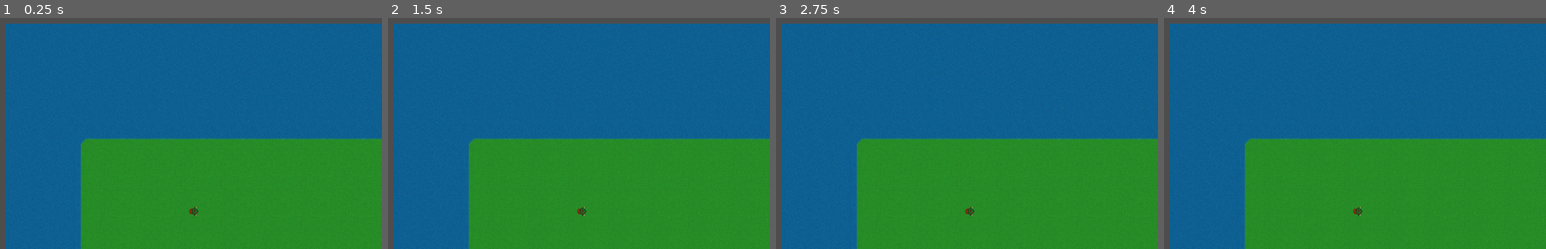
Above: before the commit, frames 1-4 (left to right).
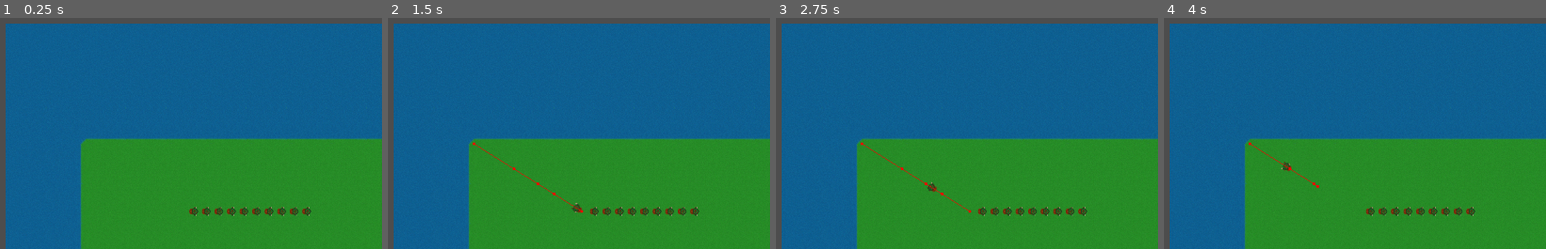
Above: after the commit, the same moments.

Repository: andreaszdw/test-godot
Game: Godot game, scene res://GameScreen.tscn
The game is run twice, just before and just after one commit, with the same random seed, the same clock (stepped at 60 frames per second) and the same inputs.
Inputs (mouse positions are in pixels of both pictures, inside the frame that each line leads up to):
- Up to frame 1 (0.25 s): no input
- Up to frame 2 (1.5 s): tap Enter at 0.5 s; drag from (582, 212) to (outside the picture) at 0.52 s; tap Space at 1.25 s; drag from (outside the picture) to (outside the picture) at 1.27 s
- Up to frame 3 (2.75 s): tap Enter at 2 s; move the mouse to (outside the picture) at 2.02 s; hold Shift from 2.03 s (still down); click (outside the picture) at 2.17 s
- Up to frame 4 (4 s): release Shift at 2.75 s; tap Space at 2.75 s; drag from (outside the picture) to (outside the picture) at 2.77 s; tap Enter at 3.5 s; move the mouse to (1397, 91) at 3.52 s; hold Shift from 3.53 s (still down); click (1397, 91) at 3.67 s

The runs differ from the first frame. In frame 1, 0.6% of the frame differs, in the area x 52-82%, y 81-86%; in frame 2, 0.9%; in frame 3, 0.9%, in the area x 22-82%, y 53-86%; in frame 4, 0.8%.

Commit message:
select and deselect

Diff:
--- a/tilemap-test/GameScreen.gd
+++ b/tilemap-test/GameScreen.gd
@@ -4,6 +4,8 @@
 
 var level
 var tilemap
+
+var army = []
 
 func _ready():
 	# load tilemap
@@ -17,9 +19,11 @@
 
 	$MapCam.set_max_scroll(tmp_x, tmp_y)
 
-	var s = soldier.instantiate()
-	add_child(s)
-	s.position = Vector2(300, 300)
+	for x in range(10):
+		var s = soldier.instantiate()
+		add_child(s)
+		s.position = Vector2(300 + x* 20, 300)
+		army.append(s)
 
 	#$SpawnTimer.start()
 
@@ -27,7 +31,22 @@
 	pass
 
 func _input(event):
-	pass
+	if event is InputEventMouseButton:
+		if event.button_index == MOUSE_BUTTON_LEFT:
+			if event.pressed:
+				var pressed_position = get_global_mouse_position()
+				for s in army:
+					if s.mouse_over:
+						if not s.selected:
+							if not Input.is_key_pressed(KEY_SHIFT):
+								for n in army:
+									n.deselect()
+							s.select()
+						else:
+							s.deselect()
+					if s.selected:
+						if not Input.is_key_pressed(KEY_SHIFT):
+							s.set_movement_target(pressed_position)
 
 func _on_spawn_timer_timeout():
 	var s = soldier.instantiate()
--- a/tilemap-test/soldier.gd
+++ b/tilemap-test/soldier.gd
@@ -13,21 +13,21 @@
 	navi_agent.target_desired_distance = 100.0
 	navi_agent.debug_enabled = true
 
-func _input(event):if event is InputEventMouseButton:
-	if event.button_index == MOUSE_BUTTON_LEFT:
-		if mouse_over:
-			selected = true
-		else:
-			selected = false
-
-func set_movement_target(mt):
-	navi_agent.target_position = mt
-
+func _input(event):
+	pass
+#	if event is InputEventMouseButton:
+#		if event.button_index == MOUSE_BUTTON_LEFT:
+#			if event.pressed:
+#				if mouse_over:
+#					if not selected:
+#						selected = true
+#					else:
+#						selected = false
+#			if selected:
+#				set_movement_target(get_global_mouse_position())
+#
 func _process(delta):
-	if selected:
-		print("selected")
-	else:
-		print("not")
+	pass
 
 func _physics_process(delta):
 	if navi_agent.is_navigation_finished():
@@ -52,3 +52,12 @@
 
 func _on_mouse_exited():
 	mouse_over = false
+
+func select():
+	selected = true
+
+func deselect():
+	selected = false
+
+func set_movement_target(mt):
+	navi_agent.target_position = mt
Not shown, added: tilemap-test/Gam722.tmp
